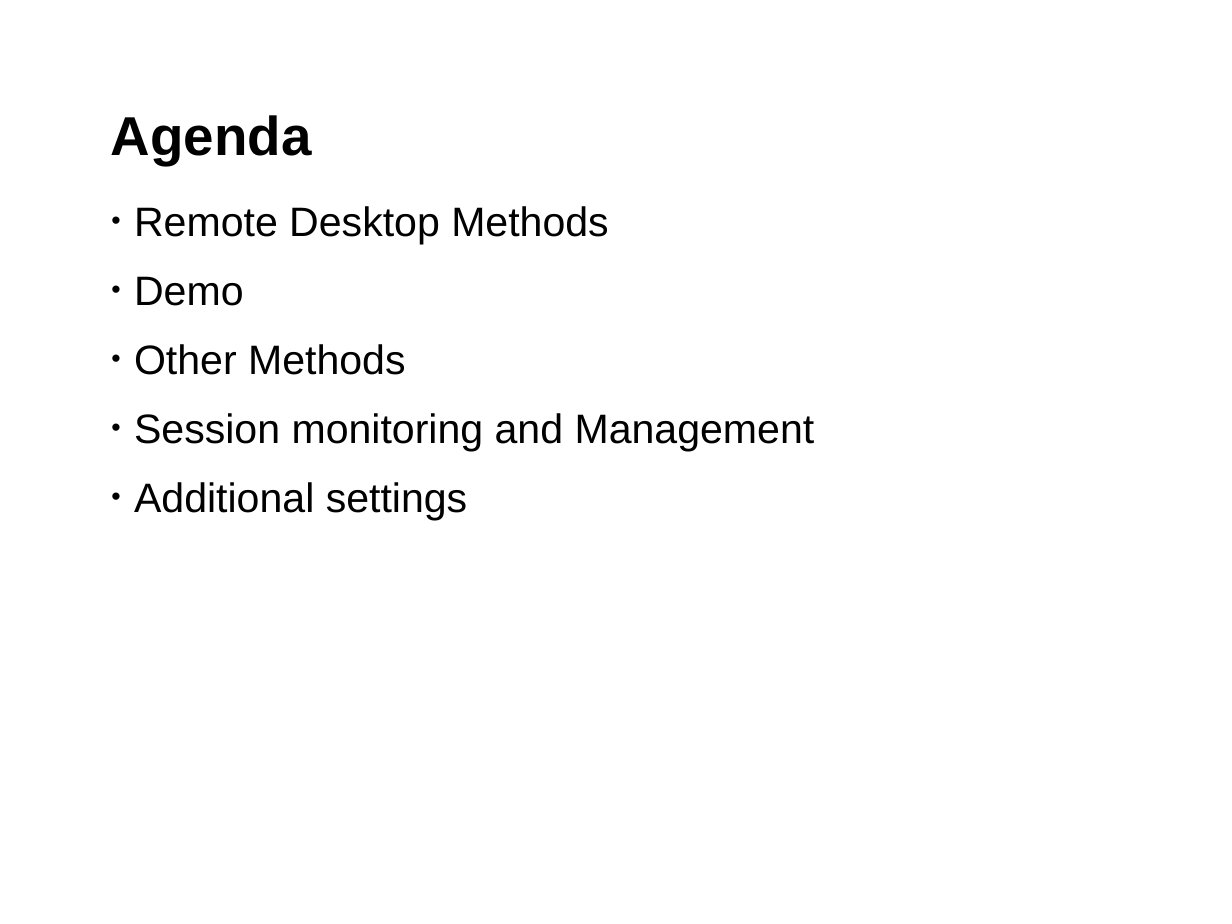
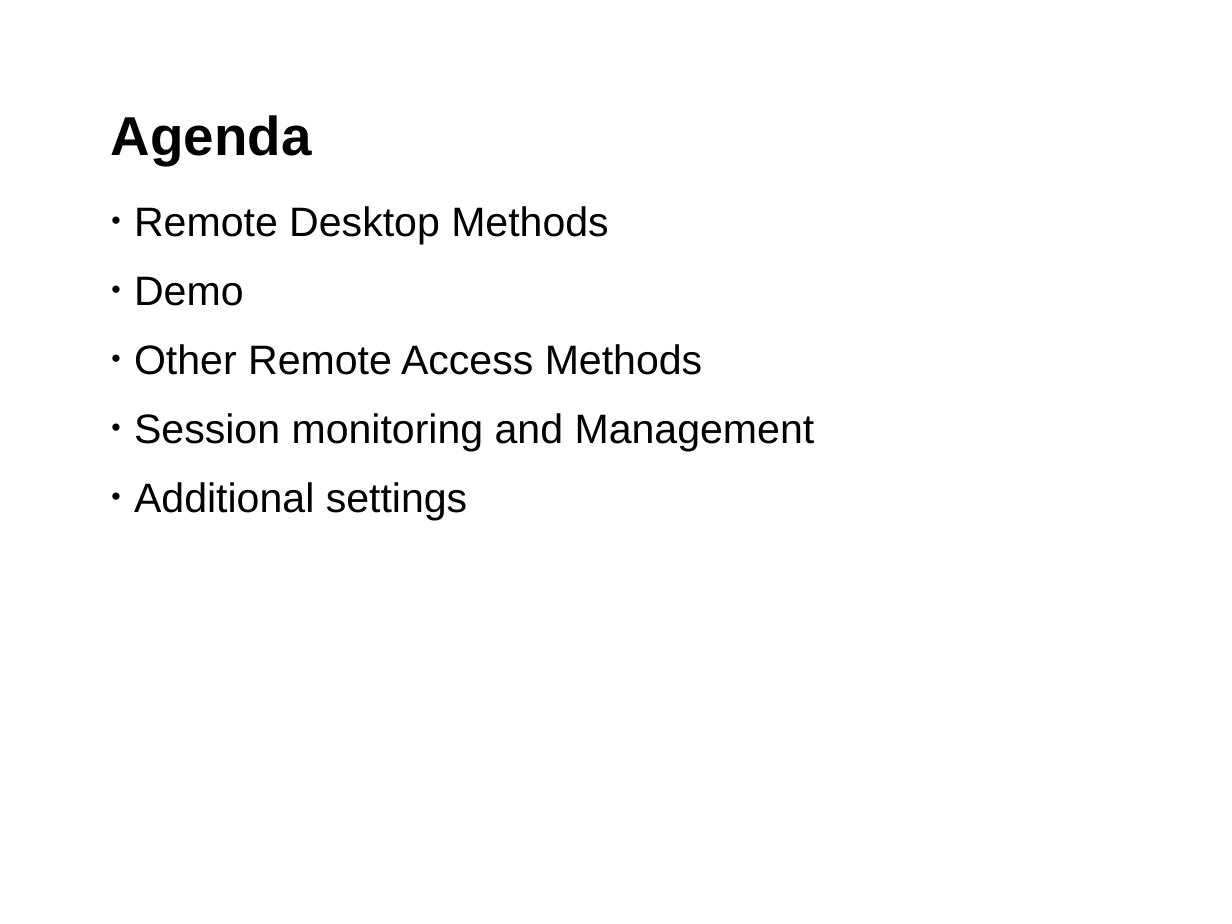
Before and after one commit to sreeves/presentation, a slide deck: slide 2 of SUSECON_2015_RemoteDesktop.odp. Drawn at 1232x924 pixels with LibreOffice and Linux fonts; fonts in the diff are those of the drawing; background and template pictures are left out. Boxes give left, top, right and bottom in pixels: in the first picture for what was removed or moved away, otherwise in the second. Text is boxed around its words. In the diff, an @@ line names an element or a change of style, - is before the commit and + after.

```diff
--- a/SUSECON_2015_RemoteDesktop.odp
+++ b/SUSECON_2015_RemoteDesktop.odp
@@ text at box(134, 344, 702, 375): text changed @@
-• Other Methods
+• Other Remote Access Methods
```
Also in this commit, not shown: 3 other slides changed, 11 slides added, 3 slides removed, 1 other file.
